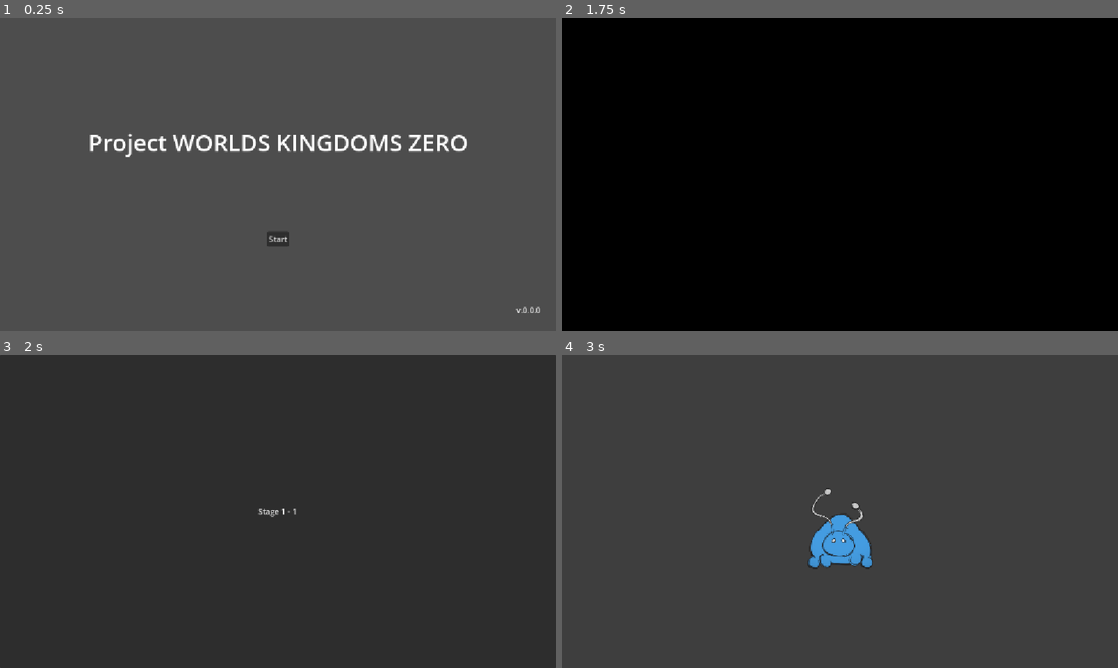
Above: before the commit, frames 1-4 (two rows, left to right).
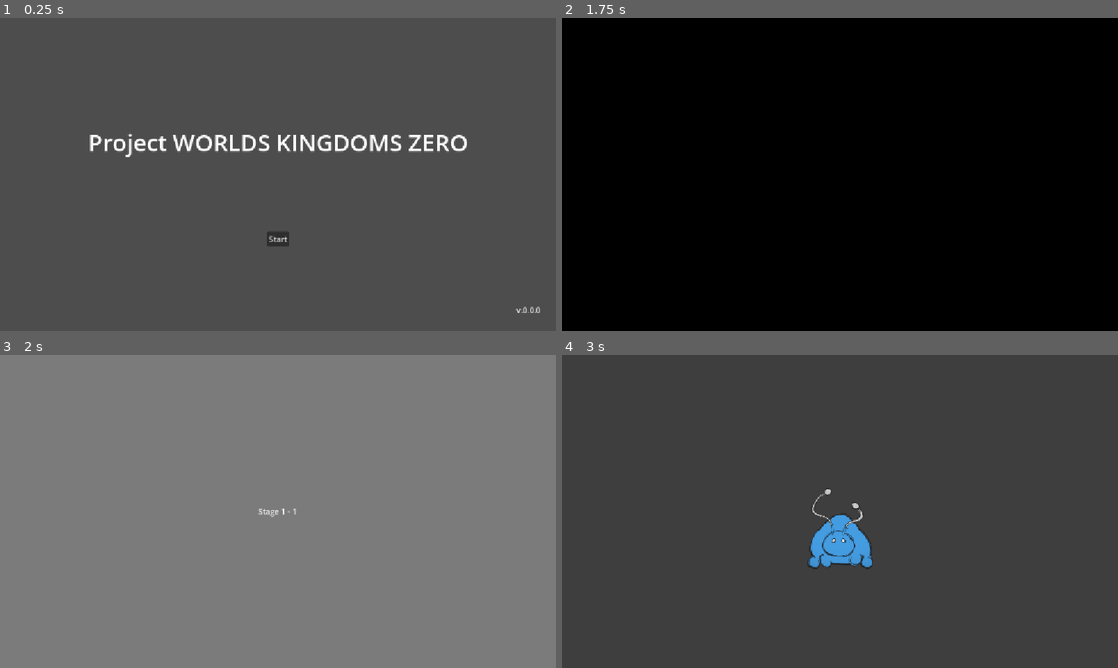
Above: after the commit, the same moments.

Repository: Adnyropast/pwkz-godot-4.7
Game: Godot game, scene res://scenes/title_screen.tscn
Same seed, same stepped clock (60 frames per second), same inputs: the game is played once before the commit and once after it. The engine's default icon, where the game draws it, is replaced by a stand-in: a white triangle on a blue panel in a dark square.
Inputs:
- Up to frame 1 (0.25 s): no input
- Up to frame 2 (1.75 s): click "Start" at 0.5 s; click "Maria Game" at 1.25 s
- Up to frame 3 (2 s): no input
- Up to frame 4 (3 s): tap Enter (ui_accept) at 2, 2.27, 2.75 s

Frames 1-2 are identical in both runs. In frame 3, 100% of the frame differs, in the area x 0-100%, y 0-100%; in frame 4, nothing differs.

Commit message:
feat: add stage start screen & stage inbetween screen colors

Diff:
--- a/data/WorldColors.gd
+++ b/data/WorldColors.gd
@@ -13,5 +13,19 @@
 	Color.html("#9C01FF"),
 ]
 
+static var SCREENS: Array[Color] = [
+	Color.html("#7D7D7D"),
+	Color.html("#613B01"),
+	Color.html("#017966"),
+	Color.html("#1171C1"),
+	Color.html("#8D0136"),
+	Color.html("#FFC501"),
+	Color.html("#FFA8EB"),
+	Color.html("#390179"),
+]
+
 static func get_background_color(world: int) -> Color:
 	return BACKGROUNDS[world - 1]
+
+static func get_screen_color(world: int) -> Color:
+	return SCREENS[world - 1]
--- a/scenes/stage_inbetween_screen.gd
+++ b/scenes/stage_inbetween_screen.gd
@@ -3,8 +3,10 @@
 @onready var shape_texture_1: TextureRect = $PanelContainer/CenterContainer/HBoxContainer/BounceNode/ShapeTexture1
 @onready var shape_texture_2: TextureRect = $PanelContainer/CenterContainer/HBoxContainer/BounceNode2/ShapeTexture2
 @onready var shape_texture_3: TextureRect = $PanelContainer/CenterContainer/HBoxContainer/BounceNode3/ShapeTexture3
+@onready var panel_container: PanelContainer = $PanelContainer
 
 func _ready() -> void:
+	panel_container.get_theme_stylebox("panel").set("bg_color", WorldColors.get_screen_color(WorldState.current_world))
 	set_textures()
 	var tween: Tween = create_tween()
 	tween.tween_callback(load_phase).set_delay(1.5)
--- a/scenes/stage_inbetween_screen.tscn
+++ b/scenes/stage_inbetween_screen.tscn
@@ -2,6 +2,8 @@
 
 [ext_resource type="Texture2D" uid="uid://dh4ttleyycexo" path="res://icon.svg" id="1_e88x3"]
 [ext_resource type="Script" uid="uid://cv2eu11s1rhsq" path="res://scenes/stage_inbetween_screen.gd" id="1_v7b06"]
+
+[sub_resource type="StyleBoxFlat" id="StyleBoxFlat_4frsg"]
 
 [sub_resource type="Animation" id="Animation_fm0x4"]
 length = 0.001
@@ -105,6 +107,7 @@
 anchor_bottom = 1.0
 grow_horizontal = 2
 grow_vertical = 2
+theme_override_styles/panel = SubResource("StyleBoxFlat_4frsg")
 
 [node name="CenterContainer" type="CenterContainer" parent="PanelContainer" unique_id=120920331]
 layout_mode = 2
--- a/scenes/stage_start_screen.gd
+++ b/scenes/stage_start_screen.gd
@@ -2,8 +2,10 @@
 
 @onready var world_label: Label = $PanelContainer/HBoxContainer/LabelWorld
 @onready var stage_label: Label = $PanelContainer/HBoxContainer/LabelStage
+@onready var panel_container: PanelContainer = $PanelContainer
 
 func _ready() -> void:
+	panel_container.get_theme_stylebox("panel").set("bg_color", WorldColors.get_screen_color(WorldState.current_world))
 	world_label.text = str(WorldState.current_world)
 	stage_label.text = str(WorldState.current_stage)
 
--- a/scenes/stage_start_screen.tscn
+++ b/scenes/stage_start_screen.tscn
@@ -1,6 +1,8 @@
 [gd_scene format=3 uid="uid://beusemty43sfw"]
 
 [ext_resource type="Script" uid="uid://chmgagndot7lu" path="res://scenes/stage_start_screen.gd" id="1_4frsg"]
+
+[sub_resource type="StyleBoxFlat" id="StyleBoxFlat_jvwdm"]
 
 [node name="StageStartScreen" type="Control" unique_id=731072768]
 layout_mode = 3
@@ -18,6 +20,7 @@
 anchor_bottom = 1.0
 grow_horizontal = 2
 grow_vertical = 2
+theme_override_styles/panel = SubResource("StyleBoxFlat_jvwdm")
 
 [node name="HBoxContainer" type="HBoxContainer" parent="PanelContainer" unique_id=1097326139]
 layout_mode = 2
